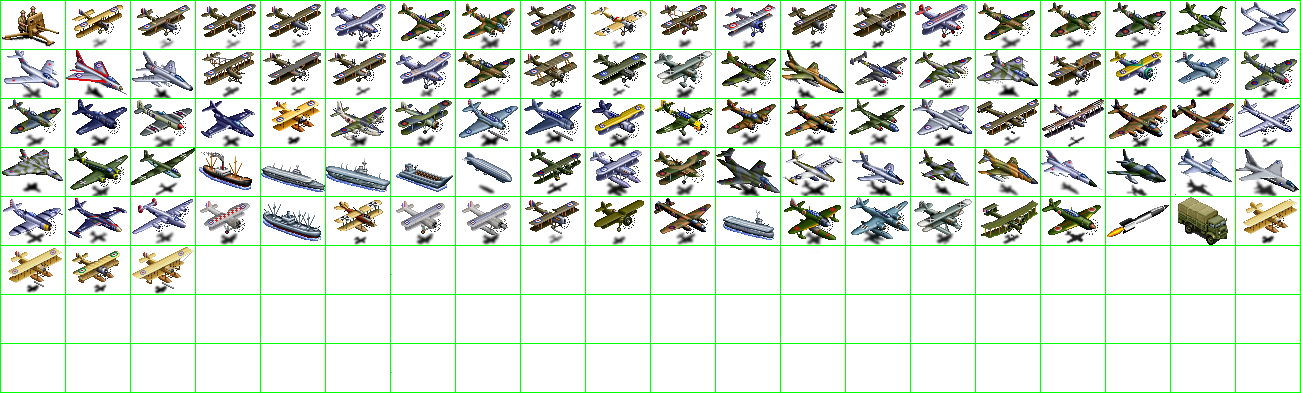
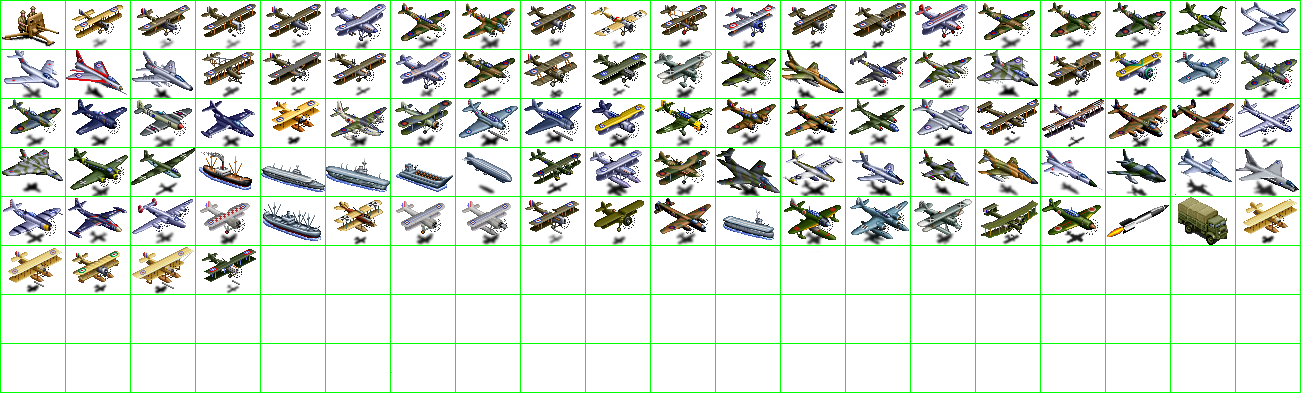
The second 1301x393 image is a revision of the first. Changes to its layers:
painted on "units" over [202, 249, 392, 294]
